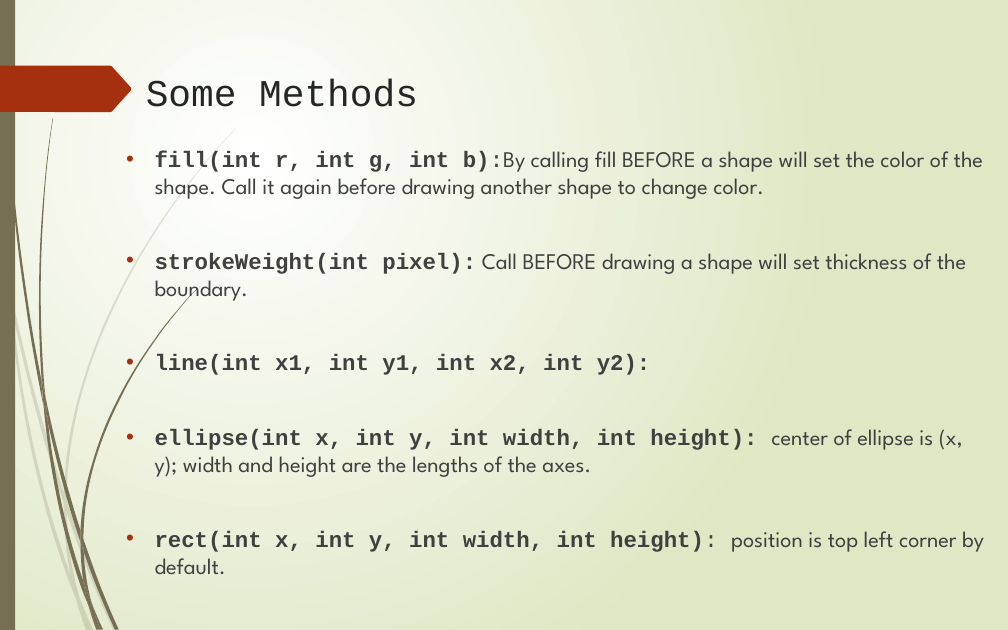
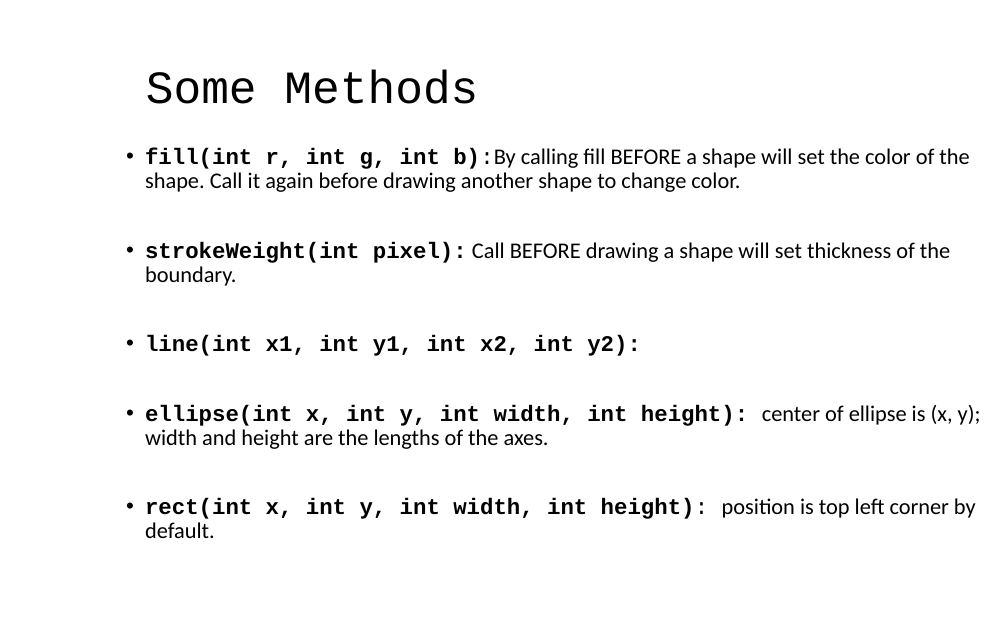
Before and after one commit to LongBaoNguyen/longbaonguyen.github.io, a slide deck: slide 12 of courses/apcsa/processing/processing1.pptx. Drawn at 1008x630 pixels with LibreOffice and Linux fonts; fonts in the diff are those of the drawing. Boxes give left, top, right and bottom in pixels: in the first picture for what was removed or moved away, otherwise in the second. Text is boxed around its words. In the diff, an @@ line names an element or a change of style, - is before the commit and + after.

```diff
--- a/courses/apcsa/processing/processing1.pptx
+++ b/courses/apcsa/processing/processing1.pptx
@@ background gradient #FFFFFF to #DFE8C4 to #FFFFFF @@
@@ rectangle removed at [0, 0, 15, 630] @@
@@ title "Some Methods" at [146, 70, 478, 104]: size 27 to 33 pt, text colour #262626 to #000000; line spacing 1 to 0.9 @@
@@ freeform shape removed at [0, 66, 131, 112] @@
@@ text "fill(int r, int g, int ..." at [145, 148, 981, 538]: font League Spartan to Calibri in "b):By calling fill BEFORE a shape will ...", "Call BEFORE drawing a shape will set ...", "center of ellipse is (x, y); width ...", "position is top left corner by default."; text colour #404040 to #000000; indent changed; line spacing 1 to 0.9 @@
@@ group removed at [0, 128, 236, 630]: 10 freeform shapes @@
@@ group removed at [2, 0, 198, 630]: 12 freeform shapes @@
```
Also in this commit, not shown: 31 other slides changed, 7 other files.
